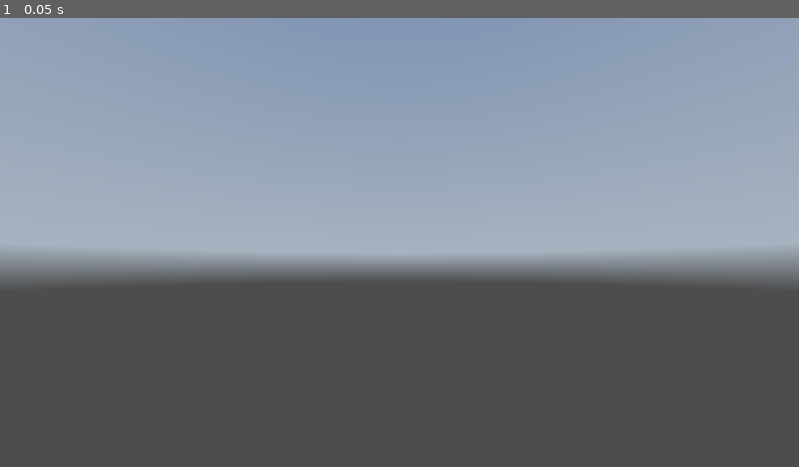
Above: before the commit, frame 1.
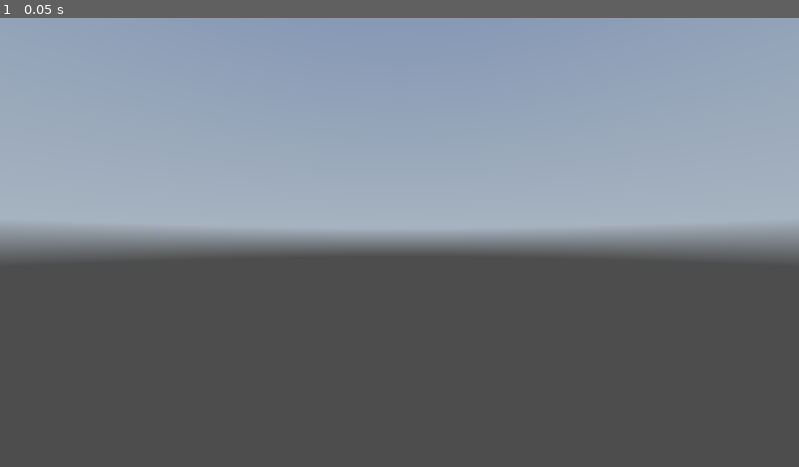
Above: after the commit, the same moment.

Repository: HackTechDev/VuMeterAudio_G4
Game: Godot game, scene res://node_3d.tscn
Same seed, same stepped clock (60 frames per second), same inputs: the game is played once before the commit and once after it. A sky picture missing from this copy of the repository is replaced by a grey-blue gradient.
Inputs:
- Up to frame 1 (0.05 s): no input

The runs differ from the first frame. In frame 1, 10% of the frame differs, in the area x 0-100%, y 46-59%.

Commit message:
[Add] Control camera with keys

Diff:
--- /dev/null
+++ b/cam_gimbal.gd
@@ -0,0 +1,20 @@
+extends Node3D
+
+
+# Called when the node enters the scene tree for the first time.
+func _ready() -> void:
+	pass # Replace with function body.
+
+
+# Called every frame. 'delta' is the elapsed time since the previous frame.
+func _process(delta: float) -> void:
+	if Input.is_action_just_pressed("cam_rotation_right"):
+		rotation.y += 1.0 * delta
+	if Input.is_action_just_pressed("cam_rotation_left"):
+		rotation.y -= 1.0 * delta
+	if Input.is_action_just_pressed("cam_gimbal_up"):
+		rotation.y -= 1.0 * delta
+		rotation.x -= 0.3 * delta
+	if Input.is_action_just_pressed("cam_gimbal_down"):
+		rotation.y += 1.0 * delta
+		rotation.x += 0.3 * delta
--- a/node_3d.gd
+++ b/node_3d.gd
@@ -34,7 +34,7 @@
 		var max_height = max_values[i]
 		var height = lerp(min_height, max_height, ANIMATION_SPEED)
 
-		height = height / 50
+		height = height / 30
 
 		if i >= 0 and i < leds.size():
 			var current_scale = leds[i].scale
--- a/node_3d.tscn
+++ b/node_3d.tscn
@@ -1,7 +1,8 @@
-[gd_scene load_steps=24 format=3 uid="uid://bokipxiabfh62"]
+[gd_scene load_steps=25 format=3 uid="uid://bokipxiabfh62"]
 
 [ext_resource type="Script" path="res://node_3d.gd" id="1_2a1gg"]
 [ext_resource type="AudioStream" uid="uid://dv5vjhp4co7r1" path="res://Echoes of a Whispers.mp3" id="2_4j335"]
+[ext_resource type="Script" path="res://cam_gimbal.gd" id="2_dr33l"]
 [ext_resource type="Texture2D" uid="uid://dm6hxh46lpdyd" path="res://kloofendal_48d_partly_cloudy_puresky_1k.exr" id="3_qernv"]
 
 [sub_resource type="StandardMaterial3D" id="StandardMaterial3D_atx2k"]
@@ -10,10 +11,10 @@
 
 [sub_resource type="BoxMesh" id="BoxMesh_dnh3g"]
 material = SubResource("StandardMaterial3D_atx2k")
-size = Vector3(20, 0.5, 10)
+size = Vector3(0.5, 0.5, 0.5)
 
 [sub_resource type="BoxShape3D" id="BoxShape3D_k33f4"]
-size = Vector3(10, 0.5, 10)
+size = Vector3(0.5, 0.5, 0.5)
 
 [sub_resource type="StandardMaterial3D" id="StandardMaterial3D_urtwf"]
 albedo_color = Color(0.263642, 0.307787, 0.79613, 1)
@@ -89,18 +90,24 @@
 [node name="Level1" type="Node3D"]
 script = ExtResource("1_2a1gg")
 
-[node name="Camera3D" type="Camera3D" parent="."]
-transform = Transform3D(0.840074, -0.0458848, -0.540528, 0, 0.996416, -0.0845846, 0.542472, 0.0710573, 0.837063, -0.252473, 3.79753, 14.881)
-
 [node name="Floor" type="StaticBody3D" parent="."]
-visible = false
+transform = Transform3D(1, 0, 0, 0, 1, 0, 0, 0, 1, 0.32114, 0, 0)
 
 [node name="MeshInstance3D" type="MeshInstance3D" parent="Floor"]
 transform = Transform3D(1, 0, 0, 0, 1, 0, 0, 0, 1, 7, 0, 0)
+visible = false
 mesh = SubResource("BoxMesh_dnh3g")
 
 [node name="CollisionShape3D" type="CollisionShape3D" parent="Floor"]
+visible = false
 shape = SubResource("BoxShape3D_k33f4")
+
+[node name="cam_gimbal" type="Node3D" parent="Floor"]
+transform = Transform3D(0.995725, 0, 0.0923706, 0, 1, 0, -0.0923706, 0, 0.995725, 0, 0, 0)
+script = ExtResource("2_dr33l")
+
+[node name="Camera3D" type="Camera3D" parent="Floor/cam_gimbal"]
+transform = Transform3D(1, 0, 0, 0, 1, 0, 0, 0, 1, 6.08125, 3.56355, 19.9295)
 
 [node name="DirectionalLight3D" type="DirectionalLight3D" parent="."]
 transform = Transform3D(1, 0, 0, 0, -0.0056199, 0.999984, 0, -0.999984, -0.0056199, 10.1662, 8.04586, 2.05537)
--- a/project.godot
+++ b/project.godot
@@ -15,6 +15,29 @@
 config/features=PackedStringArray("4.3", "GL Compatibility")
 config/icon="res://icon.svg"
 
+[input]
+
+cam_rotation_left={
+"deadzone": 0.5,
+"events": [Object(InputEventKey,"resource_local_to_scene":false,"resource_name":"","device":-1,"window_id":0,"alt_pressed":false,"shift_pressed":false,"ctrl_pressed":false,"meta_pressed":false,"pressed":false,"keycode":0,"physical_keycode":65,"key_label":0,"unicode":113,"location":0,"echo":false,"script":null)
+]
+}
+cam_rotation_right={
+"deadzone": 0.5,
+"events": [Object(InputEventKey,"resource_local_to_scene":false,"resource_name":"","device":-1,"window_id":0,"alt_pressed":false,"shift_pressed":false,"ctrl_pressed":false,"meta_pressed":false,"pressed":false,"keycode":0,"physical_keycode":68,"key_label":0,"unicode":100,"location":0,"echo":false,"script":null)
+]
+}
+cam_gimbal_up={
+"deadzone": 0.5,
+"events": [Object(InputEventKey,"resource_local_to_scene":false,"resource_name":"","device":-1,"window_id":0,"alt_pressed":false,"shift_pressed":false,"ctrl_pressed":false,"meta_pressed":false,"pressed":false,"keycode":0,"physical_keycode":87,"key_label":0,"unicode":122,"location":0,"echo":false,"script":null)
+]
+}
+cam_gimbal_down={
+"deadzone": 0.5,
+"events": [Object(InputEventKey,"resource_local_to_scene":false,"resource_name":"","device":-1,"window_id":0,"alt_pressed":false,"shift_pressed":false,"ctrl_pressed":false,"meta_pressed":false,"pressed":false,"keycode":0,"physical_keycode":83,"key_label":0,"unicode":115,"location":0,"echo":false,"script":null)
+]
+}
+
 [rendering]
 
 renderer/rendering_method="gl_compatibility"
